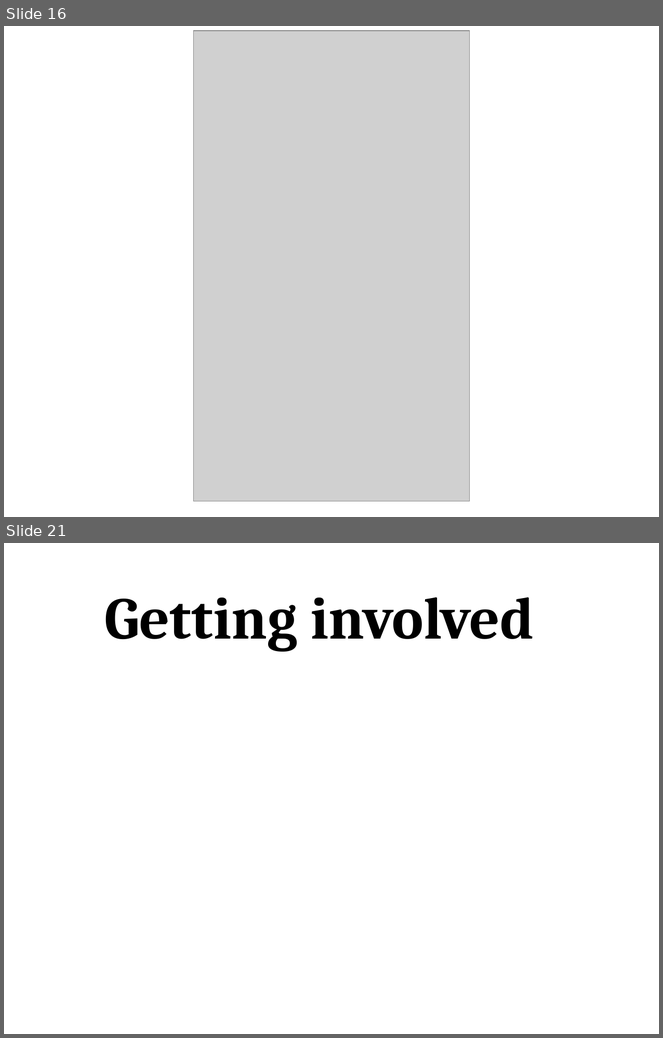
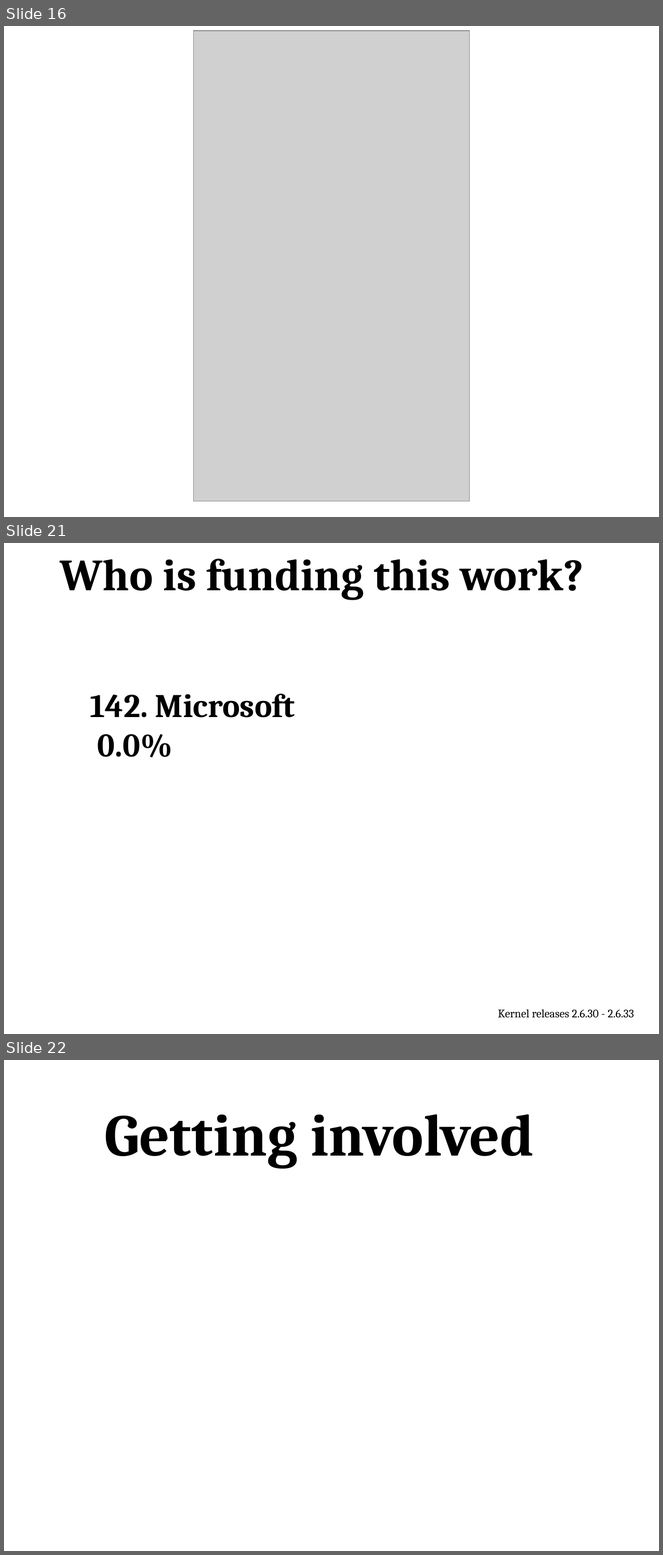
Before and after one commit to gregkh/kernel-development, a slide deck: kernel-development.odp. Shown one above the other, each under a label of ours: slides 16 and 21 before the commit, slides 16, 21 and 22 after it; the slides between them are not shown. The pictures are 663x1038 and 663x1555 pixels, drawn with LibreOffice and Linux fonts; fonts in the diff are those of the drawing; grey boxes stand for pictures; background and template pictures are left out. Boxes give left, top, right and bottom in pixels: in the first picture for what was removed or moved away, otherwise in the second. Text is boxed around its words. In the diff, an @@ line names an element or a change of style, - is before the commit and + after.

Commit message:
Lots of edits to make things up to date
Now covers the .30 - .33 kernel releases (2009 basically)

This is in preparation for a talk at Microsoft on this topic.

```diff
--- a/kernel-development.odp
+++ b/kernel-development.odp
@@ slide 21 added at (x1=4, y1=543, x2=659, y2=1034), background picture (left out) @@
@@ text added at (x1=60, y1=559, x2=584, y2=600), 54 pt, text #000000, bold @@
+Who is funding this work?
@@ text added at (x1=90, y1=694, x2=295, y2=758), 40 pt, text #000000, bold @@
+142. Microsoft 0.0%
@@ text added at (x1=498, y1=1009, x2=634, y2=1018), 14 pt, text #000000 @@
+Kernel releases 2.6.30 - 2.6.33
@@ what was slide 21 is now slide 22 @@
```
Also in this commit, not shown: 13 slides changed, 1 slide removed, 1 other file.
